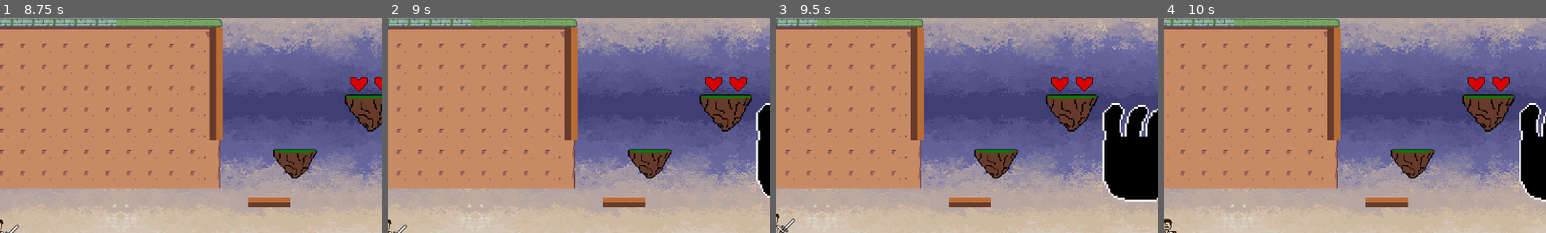
Above: before the commit, frames 1-4 (left to right).
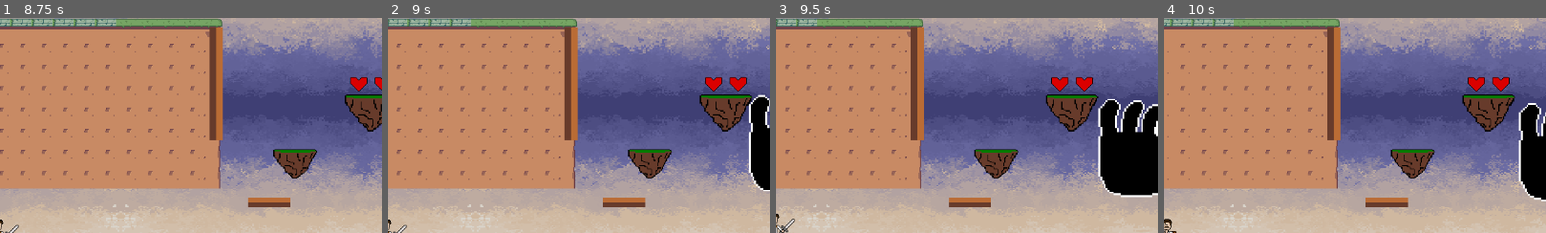
Above: after the commit, the same moments.

Repository: bscott519/NewColossalCrisisGame
Game: Godot game, scene res://Scenes/level_7.tscn
The game is run twice, just before and just after one commit, with the same random seed, the same clock (stepped at 60 frames per second) and the same inputs. This scene is started directly instead of the project's main scene. The engine's default icon, where the game draws it, is replaced by a stand-in: a white triangle on a blue panel in a dark square. Sound files missing from this copy of the repository are replaced by a short silence.
Inputs (mouse positions are % of the whole screen's width and height, from its top left):
- Up to frame 1 (8.75 s): tap Enter (enter) at 0.5, 1.35, 2.85, 4.35, 5.85, 7.35 s; move the mouse to (72, 45) at 0.52 s; hold Enter (enter) 0.53-1.28 s; hold D (right) 0.53-2.03 s; click (72, 45) at 0.6 s; tap Space (jump) at 0.77, 1.52, 3.02, 3.77, 4.52, 6.02, 6.77, 7.52 s; move the mouse to (30, 55) at 1.27 s; click (30, 55) at 1.55 s; move the mouse to (60, 28) at 2.02 s; hold A (left) 2.03-2.78 s; hold Enter (enter) 2.03-2.78 s; click (60, 28) at 2.1 s; move the mouse to (45, 70) at 2.77 s; hold D (right) 2.78-4.28 s; click (45, 70) at 3.05 s; move the mouse to (80, 65) at 3.52 s; hold Enter (enter) 3.53-4.28 s; click (80, 65) at 3.6 s; move the mouse to (20, 35) at 4.27 s; hold A (left) 4.28-5.03 s; click (20, 35) at 4.55 s; move the mouse to (55, 50) at 5.02 s; hold D (right) 5.03-5.78 s; hold Enter (enter) 5.03-5.78 s; click (55, 50) at 5.1 s; move the mouse to (35, 25) at 5.77 s; hold A (left) 5.78-7.28 s; click (35, 25) at 6.05 s; move the mouse to (72, 45) at 6.52 s; hold Enter (enter) 6.53-7.28 s; click (72, 45) at 6.6 s; move the mouse to (30, 55) at 7.27 s; hold D (right) from 7.28 s (still down); click (30, 55) at 7.55 s; move the mouse to (60, 28) at 8.02 s; hold Enter (enter) from 8.03 s (still down); click (60, 28) at 8.1 s
- Up to frame 2 (9 s): keep holding D (right); move the mouse to (45, 70) at 8.77 s; release Enter (enter) at 8.78 s; tap Enter (enter) at 8.85 s
- Up to frame 3 (9.5 s): keep holding D (right); tap Space (jump) at 9.02 s; click (45, 70) at 9.05 s
- Up to frame 4 (10 s): move the mouse to (80, 65) at 9.52 s; release D (right) at 9.53 s; hold A (left) from 9.53 s (still down); hold Enter (enter) from 9.53 s (still down); click (80, 65) at 9.6 s; tap Space (jump) at 9.77 s
The pictures show only the part of the screen within x 50-100%, y 11-61%; the shares and areas given below are measured in that part.

Frame 1 is identical in both runs. In frame 2, 1.3% of the frame differs, in the area x 94-100%, y 35-84%; in frame 3, 2.3%, in the area x 84-100%, y 37-86%; in frame 4, 0.1%.

Commit message:
gonna rework final boss

Diff:
--- a/Scenes/master_giant.tscn
+++ b/Scenes/master_giant.tscn
@@ -296,6 +296,18 @@
 "update": 0,
 "values": [0.0]
 }
+tracks/14/type = "value"
+tracks/14/imported = false
+tracks/14/enabled = true
+tracks/14/path = NodePath("AnimationTree:parameters/conditions/laser_eyes")
+tracks/14/interp = 1
+tracks/14/loop_wrap = true
+tracks/14/keys = {
+"times": PackedFloat32Array(1.5),
+"transitions": PackedFloat32Array(1),
+"update": 1,
+"values": [false]
+}
 
 [sub_resource type="Animation" id="Animation_4mstd"]
 resource_name = "LeftHandAttack"
@@ -427,7 +439,7 @@
 tracks/10/interp = 1
 tracks/10/loop_wrap = true
 tracks/10/keys = {
-"times": PackedFloat32Array(1.96667),
+"times": PackedFloat32Array(2),
 "transitions": PackedFloat32Array(1),
 "update": 1,
 "values": [false]
@@ -568,6 +580,18 @@
 "update": 1,
 "values": [false]
 }
+tracks/11/type = "value"
+tracks/11/imported = false
+tracks/11/enabled = true
+tracks/11/path = NodePath("AnimationTree:parameters/conditions/left_blast")
+tracks/11/interp = 1
+tracks/11/loop_wrap = true
+tracks/11/keys = {
+"times": PackedFloat32Array(3),
+"transitions": PackedFloat32Array(1),
+"update": 1,
+"values": [false]
+}
 
 [sub_resource type="Animation" id="Animation_xa0uu"]
 length = 0.001
@@ -782,6 +806,42 @@
 tracks/17/interp = 1
 tracks/17/loop_wrap = true
 tracks/17/keys = {
+"times": PackedFloat32Array(0),
+"transitions": PackedFloat32Array(1),
+"update": 1,
+"values": [false]
+}
+tracks/18/type = "value"
+tracks/18/imported = false
+tracks/18/enabled = true
+tracks/18/path = NodePath("AnimationTree:parameters/conditions/laser_eyes")
+tracks/18/interp = 1
+tracks/18/loop_wrap = true
+tracks/18/keys = {
+"times": PackedFloat32Array(0),
+"transitions": PackedFloat32Array(1),
+"update": 1,
+"values": [false]
+}
+tracks/19/type = "value"
+tracks/19/imported = false
+tracks/19/enabled = true
+tracks/19/path = NodePath("AnimationTree:parameters/conditions/left_blast")
+tracks/19/interp = 1
+tracks/19/loop_wrap = true
+tracks/19/keys = {
+"times": PackedFloat32Array(0),
+"transitions": PackedFloat32Array(1),
+"update": 1,
+"values": [false]
+}
+tracks/20/type = "value"
+tracks/20/imported = false
+tracks/20/enabled = true
+tracks/20/path = NodePath("AnimationTree:parameters/conditions/right_blast")
+tracks/20/interp = 1
+tracks/20/loop_wrap = true
+tracks/20/keys = {
 "times": PackedFloat32Array(0),
 "transitions": PackedFloat32Array(1),
 "update": 1,
@@ -1059,6 +1119,18 @@
 "update": 1,
 "values": [false]
 }
+tracks/11/type = "value"
+tracks/11/imported = false
+tracks/11/enabled = true
+tracks/11/path = NodePath("AnimationTree:parameters/conditions/right_blast")
+tracks/11/interp = 1
+tracks/11/loop_wrap = true
+tracks/11/keys = {
+"times": PackedFloat32Array(3),
+"transitions": PackedFloat32Array(1),
+"update": 1,
+"values": [false]
+}
 
 [sub_resource type="Animation" id="Animation_o2p3u"]
 resource_name = "SETUP"
@@ -1188,12 +1260,21 @@
 [sub_resource type="AnimationNodeAnimation" id="AnimationNodeAnimation_lp5c8"]
 animation = &"Idle"
 
+[sub_resource type="AnimationNodeAnimation" id="AnimationNodeAnimation_xa0uu"]
+animation = &"LaserEyes"
+
 [sub_resource type="AnimationNodeAnimation" id="AnimationNodeAnimation_2htnq"]
 animation = &"LeftHandAttack"
 
+[sub_resource type="AnimationNodeAnimation" id="AnimationNodeAnimation_sntci"]
+animation = &"LeftHandBlast"
+
 [sub_resource type="AnimationNodeAnimation" id="AnimationNodeAnimation_gv2vs"]
 animation = &"RightHandAttack"
 
+[sub_resource type="AnimationNodeAnimation" id="AnimationNodeAnimation_jhu71"]
+animation = &"RightHandBlast"
+
 [sub_resource type="AnimationNodeAnimation" id="AnimationNodeAnimation_7omvd"]
 animation = &"SETUP"
 
@@ -1201,11 +1282,9 @@
 advance_mode = 2
 
 [sub_resource type="AnimationNodeStateMachineTransition" id="AnimationNodeStateMachineTransition_xa0uu"]
-switch_mode = 2
 advance_mode = 2
 
 [sub_resource type="AnimationNodeStateMachineTransition" id="AnimationNodeStateMachineTransition_sntci"]
-advance_mode = 2
 advance_condition = &"left_swipe"
 
 [sub_resource type="AnimationNodeStateMachineTransition" id="AnimationNodeStateMachineTransition_jhu71"]
@@ -1219,18 +1298,45 @@
 switch_mode = 2
 advance_mode = 2
 
+[sub_resource type="AnimationNodeStateMachineTransition" id="AnimationNodeStateMachineTransition_h4x1j"]
+advance_mode = 2
+advance_condition = &"laser_eyes"
+
+[sub_resource type="AnimationNodeStateMachineTransition" id="AnimationNodeStateMachineTransition_5svtm"]
+advance_mode = 2
+
+[sub_resource type="AnimationNodeStateMachineTransition" id="AnimationNodeStateMachineTransition_xwin3"]
+advance_mode = 2
+
+[sub_resource type="AnimationNodeStateMachineTransition" id="AnimationNodeStateMachineTransition_lf2gu"]
+advance_mode = 2
+advance_condition = &"left_blast"
+
+[sub_resource type="AnimationNodeStateMachineTransition" id="AnimationNodeStateMachineTransition_p8021"]
+advance_mode = 2
+
+[sub_resource type="AnimationNodeStateMachineTransition" id="AnimationNodeStateMachineTransition_pwjaw"]
+advance_mode = 2
+advance_condition = &"right_blast"
+
 [sub_resource type="AnimationNodeStateMachine" id="AnimationNodeStateMachine_xa0uu"]
 states/Idle/node = SubResource("AnimationNodeAnimation_lp5c8")
 states/Idle/position = Vector2(469.44, 82.5575)
+states/LaserEyes/node = SubResource("AnimationNodeAnimation_xa0uu")
+states/LaserEyes/position = Vector2(191.301, 390.22)
 states/LeftHandAttack/node = SubResource("AnimationNodeAnimation_2htnq")
-states/LeftHandAttack/position = Vector2(393.9, 207.37)
+states/LeftHandAttack/position = Vector2(79.9, 269.3)
+states/LeftHandBlast/node = SubResource("AnimationNodeAnimation_sntci")
+states/LeftHandBlast/position = Vector2(454.301, 423.47)
 states/RightHandAttack/node = SubResource("AnimationNodeAnimation_gv2vs")
-states/RightHandAttack/position = Vector2(609.7, 208.23)
+states/RightHandAttack/position = Vector2(749.7, 138.73)
+states/RightHandBlast/node = SubResource("AnimationNodeAnimation_jhu71")
+states/RightHandBlast/position = Vector2(726.241, 329.57)
 states/SETUP/node = SubResource("AnimationNodeAnimation_7omvd")
 states/SETUP/position = Vector2(304.06, 101.025)
 states/Start/position = Vector2(139.5, 100.512)
-transitions = ["Start", "SETUP", SubResource("AnimationNodeS …(402 unchanged characters)… mationNodeStateMachineTransition_gv2vs")]
-graph_offset = Vector2(60.7602, 22.2825)
+transitions = ["Start", "SETUP", SubResource("AnimationNodeS …(402 unchanged characters)… mationNodeStateMachineTransition_gv2vs"), "Idle", "LaserEyes", SubResource("AnimationNodeStateMachineTransition_h4x1j"), "LaserEyes", "Idle", SubResource("AnimationNodeStateMachineTransition_5svtm"), "LeftHandBlast", "Idle", SubResource("AnimationNodeStateMachineTransition_xwin3"), "Idle", "LeftHandBlast", SubResource("AnimationNodeStateMachineTransition_lf2gu"), "RightHandBlast", "Idle", SubResource("AnimationNodeStateMachineTransition_p8021"), "Idle", "RightHandBlast", SubResource("AnimationNodeStateMachineTransition_pwjaw")]
+graph_offset = Vector2(8.68071, 169.057)
 
 [sub_resource type="AtlasTexture" id="AtlasTexture_gv2vs"]
 atlas = ExtResource("4_7omvd")
@@ -1350,7 +1456,10 @@
 [node name="AnimationTree" type="AnimationTree" parent="."]
 tree_root = SubResource("AnimationNodeStateMachine_xa0uu")
 anim_player = NodePath("../AnimationPlayer")
+parameters/conditions/laser_eyes = false
+parameters/conditions/left_blast = false
 parameters/conditions/left_swipe = false
+parameters/conditions/right_blast = false
 parameters/conditions/right_swipe = false
 script = ExtResource("4_2htnq")
 
@@ -1383,3 +1492,5 @@
 [node name="BeamCollisionShape2" type="CollisionShape2D" parent="MasterBeam2/BeamHurtBox2"]
 position = Vector2(0, 1.19626)
 shape = SubResource("RectangleShape2D_lp5c8")
+
+[connection signal="animation_finished" from="AnimationPlayer" to="." method="_on_animation_player_animation_finished"]
--- a/Scripts/master_giant.gd
+++ b/Scripts/master_giant.gd
@@ -1,15 +1,21 @@
 extends Node2D
 
 @onready var animation_tree = $AnimationTree
+@onready var state_machine = animation_tree["parameters/playback"]
 
-const atk_threshold = 1
-const swipes = ["left_swipe", "right_swipe"]
+const atk_threshold = 2
+const swipes = ["left_swipe", "right_swipe", "laser_eyes", "left_blast", "right_blast"]
 
 var idle_count = 0
 var atk_set = swipes
 
 func _ready():
 	randomize()
+	animation_tree.active = true
+
+func _on_animation_player_animation_finished(idle):
+	if idle == "idle":
+		increase_idle_count()
 
 func increase_idle_count():
 	idle_count += 1
@@ -19,5 +25,8 @@
 		attack()
 
 func attack():
-	var atk = atk_set[randi()%atk_set.size()]
-	animation_tree.set_condition(atk, true)
+	var atk = atk_set[randi() % atk_set.size()]
+
+	for attack in atk_set:
+		animation_tree.set("parameters/conditions/%s" % attack, false)
+	animation_tree.set("parameters/conditions/%s" % atk, true)
Not shown: 1 places in Scenes/master_giant.tscn that only renumber resources
